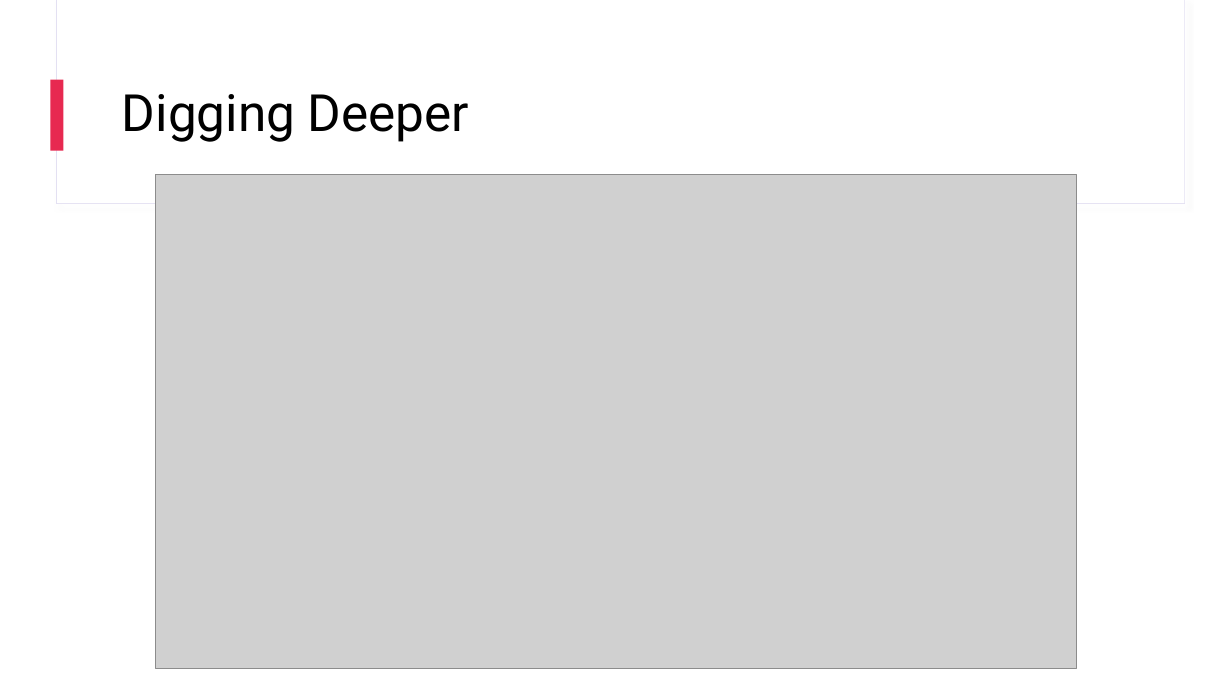
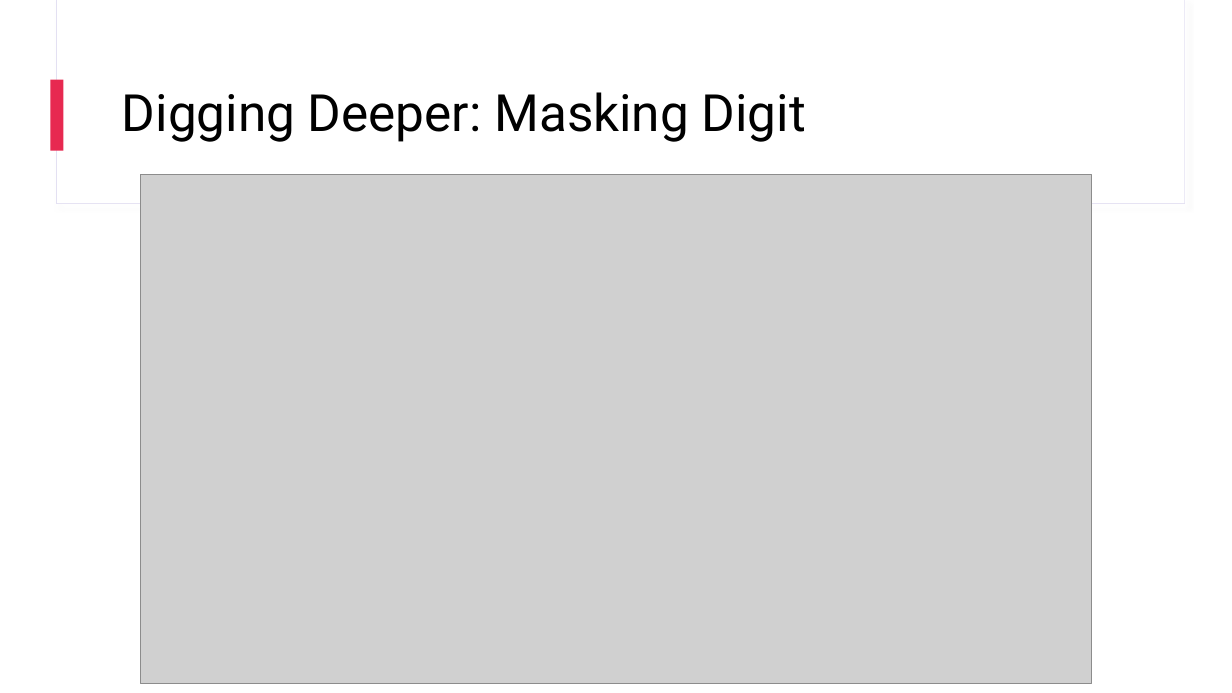
Before and after one commit to yvokeller/xai, a slide deck: slide 11 of resources/presentation.pptx. Drawn at 1232x693 pixels with LibreOffice and Linux fonts; fonts in the diff are those of the drawing; grey boxes stand for pictures. Boxes give left, top, right and bottom in pixels: in the first picture for what was removed or moved away, otherwise in the second. Text is boxed around its words. In the diff, an @@ line names an element or a change of style, - is before the commit and + after.

```diff
--- a/resources/presentation.pptx
+++ b/resources/presentation.pptx
@@ title at [122,92,806,142]: text changed @@
-Digging Deeper
+Digging Deeper: Masking Digit
@@ picture: place and size @@
-picture at [155,175,1077,668]
+picture at [140,175,1092,684]
```
Also in this commit, not shown: 1 other slide changed, 1 slide added, 1 other file.
